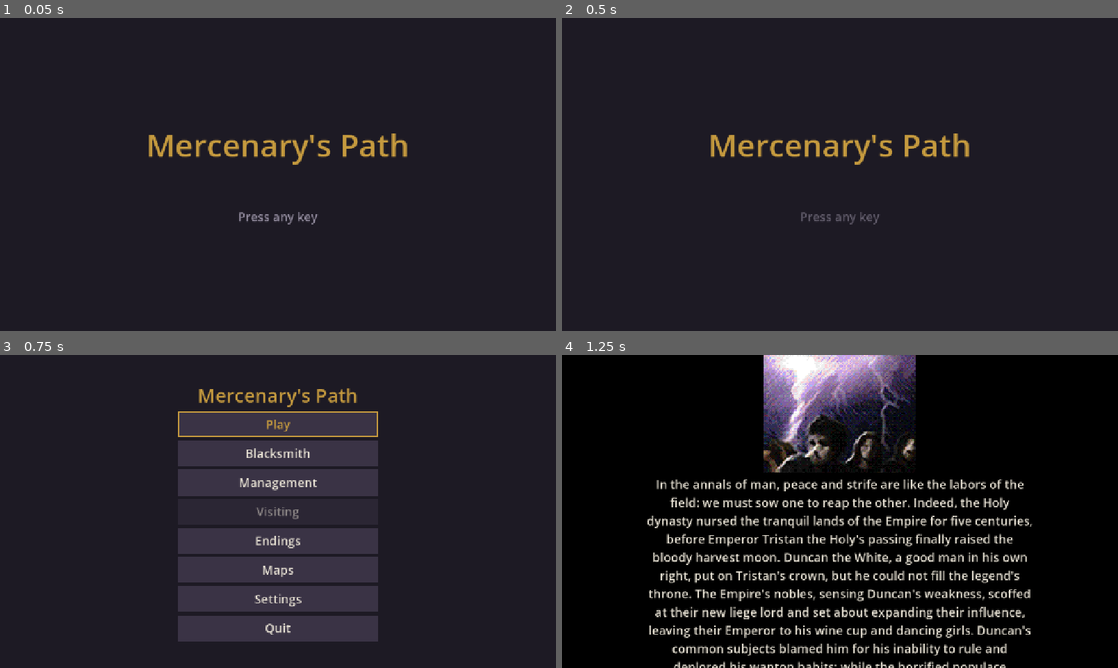
Above: before the commit, frames 1-4 (two rows, left to right).
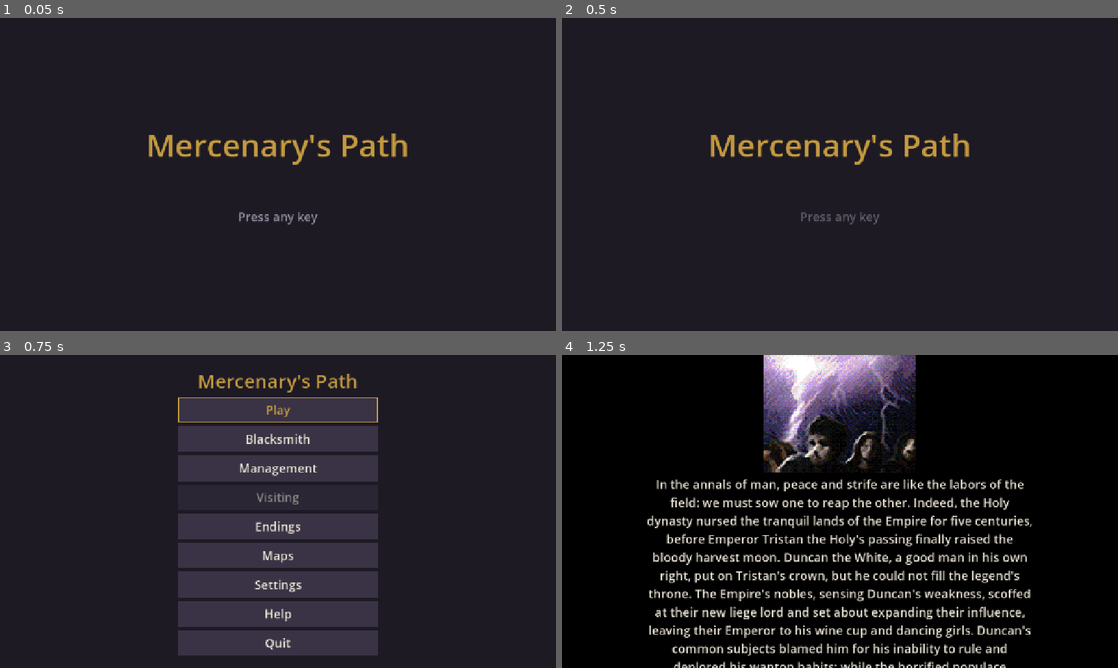
Above: after the commit, the same moments.

Repository: sapega89/Path-Of-A-Warrior
Game: Godot game, scene res://scenes/main.tscn
Same seed, same stepped clock (60 frames per second), same inputs: the game is played once before the commit and once after it.
Inputs (mouse positions are in pixels of both pictures, inside the frame that each line leads up to):
- Up to frame 1 (0.05 s): no input
- Up to frame 2 (0.5 s): no input
- Up to frame 3 (0.75 s): tap Enter (ui_accept) at 0.5 s; move the mouse to (400, 495) at 0.52 s; hold Right (ui_right) from 0.53 s (still down); hold J (attack) from 0.53 s (still down); click (400, 495) at 0.67 s
- Up to frame 4 (1.25 s): keep holding Right (ui_right); keep holding J (attack); tap Enter (ui_accept) at 0.77, 0.8, 1.07 s

Frames 1-2 are identical in both runs. In frame 3, 11% of the frame differs, in the area x 32-68%, y 6-96%; in frame 4, nothing differs.

Commit message:
Godot: the Help screen (the original's topics and pages)
Co-Authored-By: Claude Opus 5.5 <noreply@anthropic.com>
Claude-Session: https://claude.ai/code/session_01Pra1erWg8UTqtk76LxS6ea

Diff:
--- /dev/null
+++ b/godot/client/data/help.json
@@ -0,0 +1,81 @@
+{
+"topics": [
+{
+"name": "Missions",
+"pages": [
+"When you successfully complete a mission you will earn Gold, Fame, Exp and Items.",
+"After a mission is completed, you can visit the general to whom you have spoken.",
+"If your warrior's health reaches 0 during a mission, you will fail the mission.",
+"Any EXP and items earned during a failed mission are lost.",
+"Also, you may lose one of the items you are wearing if you fail a mission."
+]
+},
+{
+"name": "Visiting",
+"pages": [
+"When you complete a mission or meet generals on the battlefield, you can visit them after the mission is complete.",
+"The Visiting option is available only from the Main Menu, and only after completing a mission.",
+"While you are visiting a General, you can acquire skills, items, gold, fame or even a stat point!"
+]
+},
+{
+"name": "Blacksmith",
+"pages": [
+"You can sell and buy items at the Blacksmith.",
+"You can enchant an item by mixing certain items together.",
+"Try combining different items at the Blacksmith to find new ones.",
+"You can buy, sell or give your item to other users as well as store your gold by going to Live.",
+"Keep in mind that you have to pay tax on any item sold to another user as well as for gifted items.",
+"Use Live > Trade > Cancel Sale to cancel the sale of an unsold item."
+]
+},
+{
+"name": "Skills",
+"pages": [
+"You can only acquire and increase your skills by visiting warriors and generals.",
+"You can change your skills before the start of a mission by going to Management >Skill in the Game Menu.",
+"The only way to increase a skill's level is to visit a General."
+]
+},
+{
+"name": "Gear",
+"pages": [
+"Items that can be worn, including weapons and armour, are collectively referred to as \"Gear\".",
+"You can use your gear before the start of a mission by going to Management >Gear in the Game Menu.",
+"An individual piece of Gear is classified as normal, special, or rare. Some items are hard to find.",
+"Each piece of gear has a limitation on how long it can be worn.",
+"Gear can only be enchanted at the Blacksmith."
+]
+},
+{
+"name": "Experience",
+"pages": [
+"When you complete a mission, you will get Gold, Fame, EXP and Items.",
+"Your level will be increased when you acquire enough EXP from completing missions.",
+"Your character will level up when you earn sufficient EXP by completing missions.",
+"Every time you level up, you will receive 3 stat points to use as you wish.",
+"You may allocate those stat points to ATK, DEF, HP, or MP.",
+"Choose carefully, because used stat points cannot be restored."
+]
+},
+{
+"name": "Saving",
+"pages": [
+"Every move you make will be automatically saved.",
+"You may save a mission after you clear a stage, but if you end up failing mission, the saved data will be lost.",
+"You can save/load your warrior to/from the server by going to Live in the Game Menu.",
+"Try playing your warrior in LIVE mission mode. Your warrior will be automatically ranked against other players.",
+"Your ranking can be viewed in the POW Multiplayer game.",
+"Use 'Load User Data' to load your saved warrior locally.",
+"When you connect to Live, any saved EXP and Fame you have earned will be added automatically."
+]
+},
+{
+"name": "Control",
+"pages": [
+"5,OK : Attack|2/4/6/8 & |UP/DOWN/LEFT/RIGHT| : Move|1/3/7/9/0| : use skills|*/# :Use items",
+"The Aerial Attack skill can only be assigned to \"0\" on the keypad."
+]
+}
+]
+}
--- a/godot/client/i18n/strings.json
+++ b/godot/client/i18n/strings.json
@@ -346,5 +346,21 @@
   "endings.locked": {
     "en": "You must first complete the missions needed to view this ending.",
     "uk": "Спершу пройдіть місії, що ведуть до цієї кінцівки."
+  },
+  "menu.help": {
+    "en": "Help",
+    "uk": "Довідка"
+  },
+  "help.title": {
+    "en": "Help",
+    "uk": "Довідка"
+  },
+  "help.control_1": {
+    "en": "Move: WASD or the arrows (left stick, d-pad). Attack: J or Space (A). Skills 1-5: 1-4 and 7, or U I O P Y (X, Y, LB, RB, Back). Items: 5 and 6, or K and L (press the sticks).",
+    "uk": "Рух: WASD або стрілки (лівий стік, хрестовина). Атака: J або пробіл (A). Скіли 1–5: 1–4 і 7 або U I O P Y (X, Y, LB, RB, Back). Предмети: 5 і 6 або K і L (натиск стіків)."
+  },
+  "help.control_2": {
+    "en": "Pause: Esc (Start). On a phone: the stick on the left, the buttons on the right, pause at the top. The menus also work with the mouse and touch.",
+    "uk": "Пауза: Esc (Start). На телефоні: стік зліва, кнопки справа, пауза вгорі. Меню працюють і з мишею та дотиком."
   }
 }
--- a/godot/client/scripts/core/router.gd
+++ b/godot/client/scripts/core/router.gd
@@ -22,6 +22,7 @@
 	"shop": "res://scripts/screens/shop_screen.gd",
 	"visiting": "res://scripts/screens/visiting_screen.gd",
 	"endings": "res://scripts/screens/endings_screen.gd",
+	"help": "res://scripts/screens/help_screen.gd",
 }
 
 var current: Control
--- /dev/null
+++ b/godot/client/scripts/screens/help_screen.gd
@@ -0,0 +1,144 @@
+extends Control
+## Help: the original's topics (Missions, Visiting, Blacksmith, Skills, Gear, Experience,
+## Saving, Control), each a few pages, ◄ n / m ►. The Control pages tell this version's
+## keys, buttons and touch controls (the original's were the phone keypad).
+## Up / down pick a topic, left / right turn the page, back returns to the topics, then leaves.
+
+const UiTheme := preload("res://scripts/ui/ui_theme.gd")
+const PATH := "res://data/help.json"
+const CONTROL_TOPIC := 7
+const CONTROL_PAGES := ["help.control_1", "help.control_2"]
+
+var topics: Array = []
+var topic := -1  # -1: the list of topics
+var page := 0
+var list: VBoxContainer
+var page_box: VBoxContainer
+var heading: Label
+var text: Label
+var page_label: Label
+## Shown over another screen (the mission's pause menu): what leaving does instead of going back.
+var close := Callable()
+
+
+func _ready() -> void:
+	var f := FileAccess.open(PATH, FileAccess.READ)
+	if f != null:
+		var d: Variant = JSON.parse_string(f.get_as_text())
+		if typeof(d) == TYPE_DICTIONARY:
+			topics = d.get("topics", [])
+	var col := UiTheme.menu_column(self, 640)
+	heading = UiTheme.heading("help.title", 40)
+	col.add_child(heading)
+	list = VBoxContainer.new()
+	list.name = "List"
+	list.add_theme_constant_override("separation", 6)
+	for i in topics.size():
+		var b := Button.new()
+		b.name = "Topic%d" % i
+		b.auto_translate_mode = Node.AUTO_TRANSLATE_MODE_DISABLED
+		b.text = str(topics[i].get("name", ""))
+		b.pressed.connect(open.bind(i))
+		list.add_child(b)
+	col.add_child(list)
+	page_box = VBoxContainer.new()
+	page_box.name = "Page"
+	page_box.add_theme_constant_override("separation", 12)
+	var frame := PanelContainer.new()
+	frame.add_theme_stylebox_override("panel", UiTheme.box(Color(0, 0, 0, 0.35), UiTheme.ACCENT, 2))
+	text = Label.new()
+	text.name = "Text"
+	text.autowrap_mode = TextServer.AUTOWRAP_WORD_SMART
+	text.custom_minimum_size = Vector2(600, 220)
+	text.vertical_alignment = VERTICAL_ALIGNMENT_CENTER
+	frame.add_child(text)
+	page_box.add_child(frame)
+	var turn := HBoxContainer.new()
+	turn.alignment = BoxContainer.ALIGNMENT_CENTER
+	turn.add_theme_constant_override("separation", 24)
+	turn.add_child(_arrow("Prev", "◄", -1))
+	page_label = Label.new()
+	page_label.name = "Number"
+	page_label.auto_translate_mode = Node.AUTO_TRANSLATE_MODE_DISABLED
+	turn.add_child(page_label)
+	turn.add_child(_arrow("Next", "►", 1))
+	page_box.add_child(turn)
+	col.add_child(page_box)
+	var back := Button.new()
+	back.name = "Back"
+	back.text = "common.back"
+	back.pressed.connect(go_back)
+	col.add_child(back)
+	show_topics()
+
+
+func _arrow(node_name: String, label: String, step: int) -> Button:
+	var b := Button.new()
+	b.name = node_name
+	b.text = label
+	b.focus_mode = Control.FOCUS_NONE
+	b.pressed.connect(func(): turn_page(step))
+	return b
+
+
+func show_topics() -> void:
+	topic = -1
+	heading.text = "help.title"
+	heading.auto_translate_mode = Node.AUTO_TRANSLATE_MODE_INHERIT
+	list.visible = true
+	page_box.visible = false
+	if list.get_child_count() > 0:
+		(list.get_child(0) as Button).grab_focus.call_deferred()
+
+
+func pages_of(i: int) -> Array:
+	if i == CONTROL_TOPIC:
+		return CONTROL_PAGES.map(func(k): return tr(k))
+	return topics[i].get("pages", []) if i >= 0 and i < topics.size() else []
+
+
+func open(i: int) -> void:
+	topic = i
+	page = 0
+	heading.text = str(topics[i].get("name", ""))
+	heading.auto_translate_mode = Node.AUTO_TRANSLATE_MODE_DISABLED
+	list.visible = false
+	page_box.visible = true
+	show_page()
+
+
+func show_page() -> void:
+	var pages := pages_of(topic)
+	text.text = str(pages[page]) if page < pages.size() else ""
+	page_label.text = "%d / %d" % [page + 1, pages.size()]
+
+
+func turn_page(step: int) -> void:
+	if topic < 0:
+		return
+	page = posmod(page + step, pages_of(topic).size())
+	show_page()
+
+
+## Back: from a topic to the list, from the list out.
+func go_back() -> void:
+	if topic >= 0:
+		var was := topic
+		show_topics()
+		(list.get_child(was) as Button).grab_focus.call_deferred()
+	elif close.is_valid():
+		close.call()
+	else:
+		Router.back()
+
+
+func _unhandled_input(event: InputEvent) -> void:
+	if event.is_action_pressed("ui_cancel"):
+		get_viewport().set_input_as_handled()
+		go_back()
+	elif topic >= 0 and (event.is_action_pressed("ui_left") or event.is_action_pressed("ui_right")):
+		get_viewport().set_input_as_handled()
+		turn_page(-1 if event.is_action_pressed("ui_left") else 1)
+	elif topic >= 0 and (event.is_action_pressed("ui_accept") or event.is_action_pressed("attack")):
+		get_viewport().set_input_as_handled()
+		turn_page(1)
--- a/godot/client/scripts/screens/main_menu.gd
+++ b/godot/client/scripts/screens/main_menu.gd
@@ -1,5 +1,5 @@
 extends Control
-## Main menu: play, blacksmith, management, visiting, endings, maps, settings, quit (no quit button on phones and the web).
+## Main menu: play, blacksmith, management, visiting, endings, maps, settings, help, quit (no quit button on phones and the web).
 
 const UiTheme := preload("res://scripts/ui/ui_theme.gd")
 const Profile := preload("res://scripts/core/profile.gd")
@@ -21,6 +21,7 @@
 	_add(col, "Endings", "menu.endings", func(): Router.push("endings", {}))
 	_add(col, "Maps", "menu.maps", func(): Router.push("map_viewer"))
 	_add(col, "Settings", "menu.settings", func(): Router.push("settings"))
+	_add(col, "Help", "menu.help", func(): Router.push("help"))
 	if show_quit():
 		_add(col, "Quit", "menu.quit", func(): get_tree().quit())
 	buttons[0].grab_focus.call_deferred()
--- /dev/null
+++ b/godot/client/tests/test_help.gd
@@ -0,0 +1,26 @@
+extends "res://tests/test_case.gd"
+
+const Help := preload("res://scripts/screens/help_screen.gd")
+
+
+func test_help_screen() -> void:
+	var screen: Control = Help.new()
+	root.add_child(screen)
+	eq(screen.topics.size(), 8, "eight topics")
+	eq(str(screen.list.get_child(0).text), "Missions", "the first")
+	screen.open(2)
+	eq(screen.heading.text, "Blacksmith", "a topic")
+	eq(screen.page_label.text, "1 / 6", "its pages")
+	eq(screen.text.text, "You can sell and buy items at the Blacksmith.", "its first page")
+	screen.turn_page(-1)
+	eq(screen.page, 5, "back from the first page to the last")
+	screen.open(Help.CONTROL_TOPIC)
+	eq(screen.pages_of(Help.CONTROL_TOPIC).size(), 2, "Control: this version's keys")
+	check(not screen.text.text.contains("keypad"), "not the phone's keypad")
+	screen.go_back()
+	eq(screen.topic, -1, "back: the topics again")
+	var closed := [false]
+	screen.close = func(): closed[0] = true
+	screen.go_back()
+	check(closed[0], "and then out")
+	screen.free()
--- a/godot/client/tools/shots.gd
+++ b/godot/client/tools/shots.gd
@@ -121,6 +121,13 @@
 	Router.current.list.get_child(1).grab_focus()
 	Router.current.open(1)
 	await _shot(out, "22_endings")
+	# Help: the topics, then the second page of Blacksmith.
+	Router.go("main_menu")
+	Router.push("help")
+	await _shot(out, "23_help")
+	Router.current.open(2)
+	Router.current.turn_page(1)
+	await _shot(out, "24_help_page")
 	# A story: ending 2's first talk, its first picture and its numbers with the reward.
 	Router.go("main_menu")
 	Router.push("story", {"story": 2, "reward_item": 502, "opened_lord": 8,
